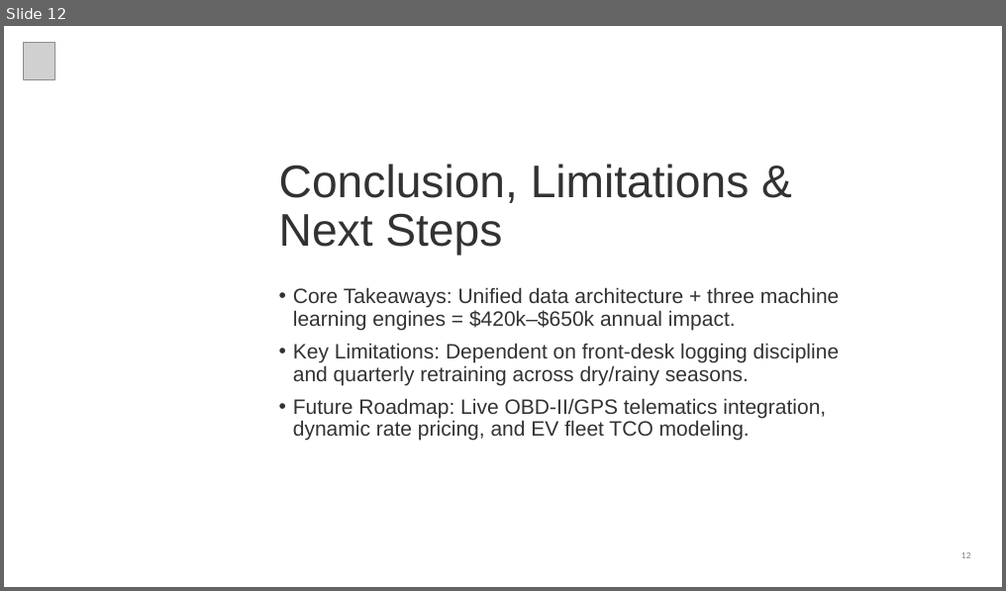
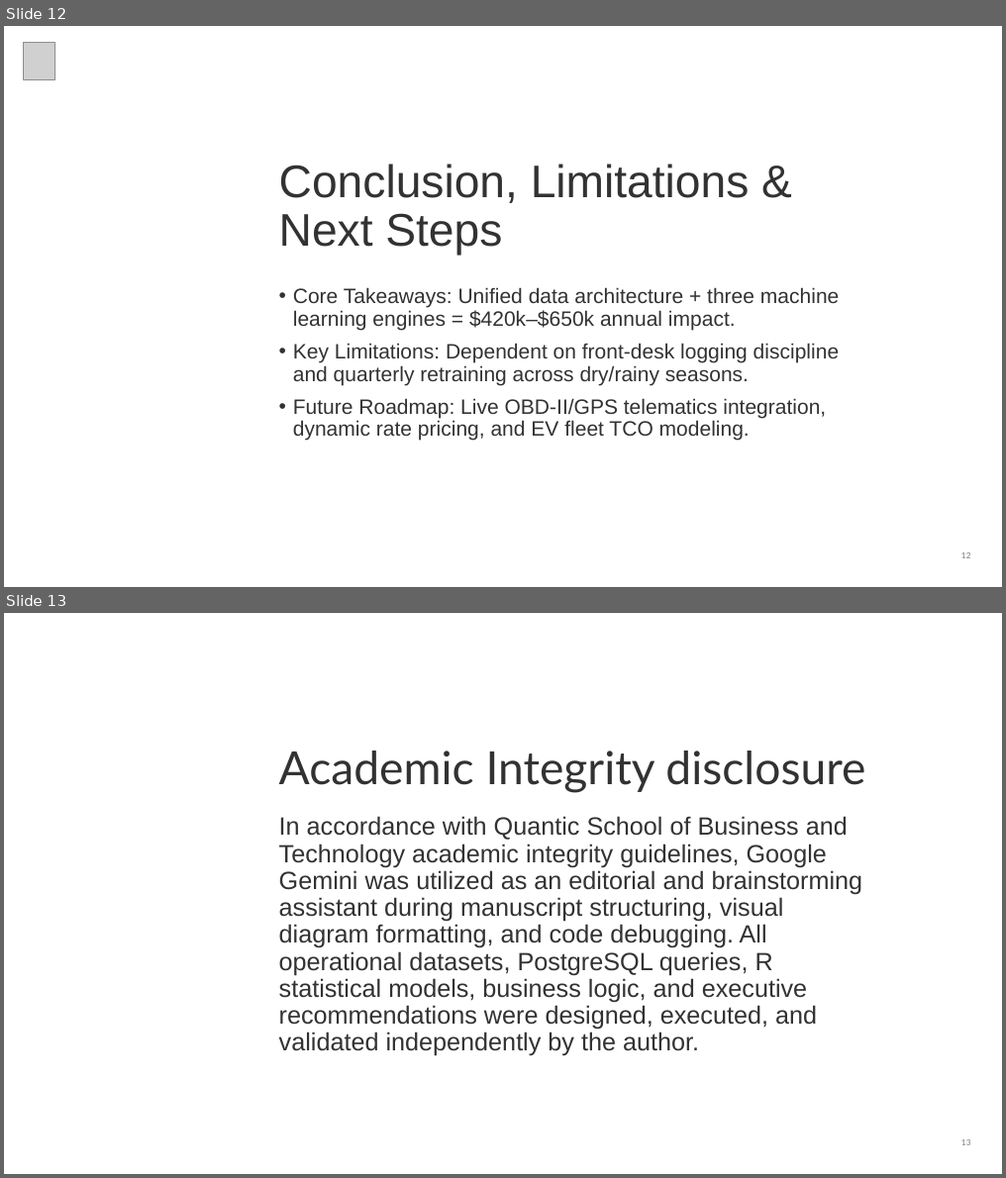
Before and after one commit to melvinquashie/Quantic-MSBA, a slide deck: Capstone_Integrated Fleet Analytics/Data-Driven Fleet Optimization.pptx. Shown one above the other, each under a label of ours: slide 12 before the commit, slides 12 and 13 after it. The pictures are 1006x591 and 1006x1178 pixels, drawn with LibreOffice and Linux fonts; fonts in the diff are those of the drawing; grey boxes stand for pictures; background and template pictures are left out. Boxes give left, top, right and bottom in pixels: in the first picture for what was removed or moved away, otherwise in the second. Text is boxed around its words. In the diff, an @@ line names an element or a change of style, - is before the commit and + after.

```diff
--- a/Capstone_Integrated Fleet Analytics/Data-Driven Fleet Optimization.pptx
+++ b/Capstone_Integrated Fleet Analytics/Data-Driven Fleet Optimization.pptx
@@ slide 13 added at (4,613,1002,1174), background #FFFFFF; not listed: 1 template element that a slide beside it also shows @@
@@ title added at (279,751,865,793), 44 pt, text #323232 @@
+Academic Integrity disclosure
@@ text added at (279,816,863,1057), 24 pt, text #323232 @@
+In accordance with Quantic School of Business and Technology academic integrity guidelines, Google Gemini was utilized as an editorial and brainstorming assistant during manuscript structuring, visual diagram formatting, and code debugging. All operational datasets, PostgreSQL queries, R statistical models, business logic, and executive recommendations were designed, executed, and validated independently by the author.
```
